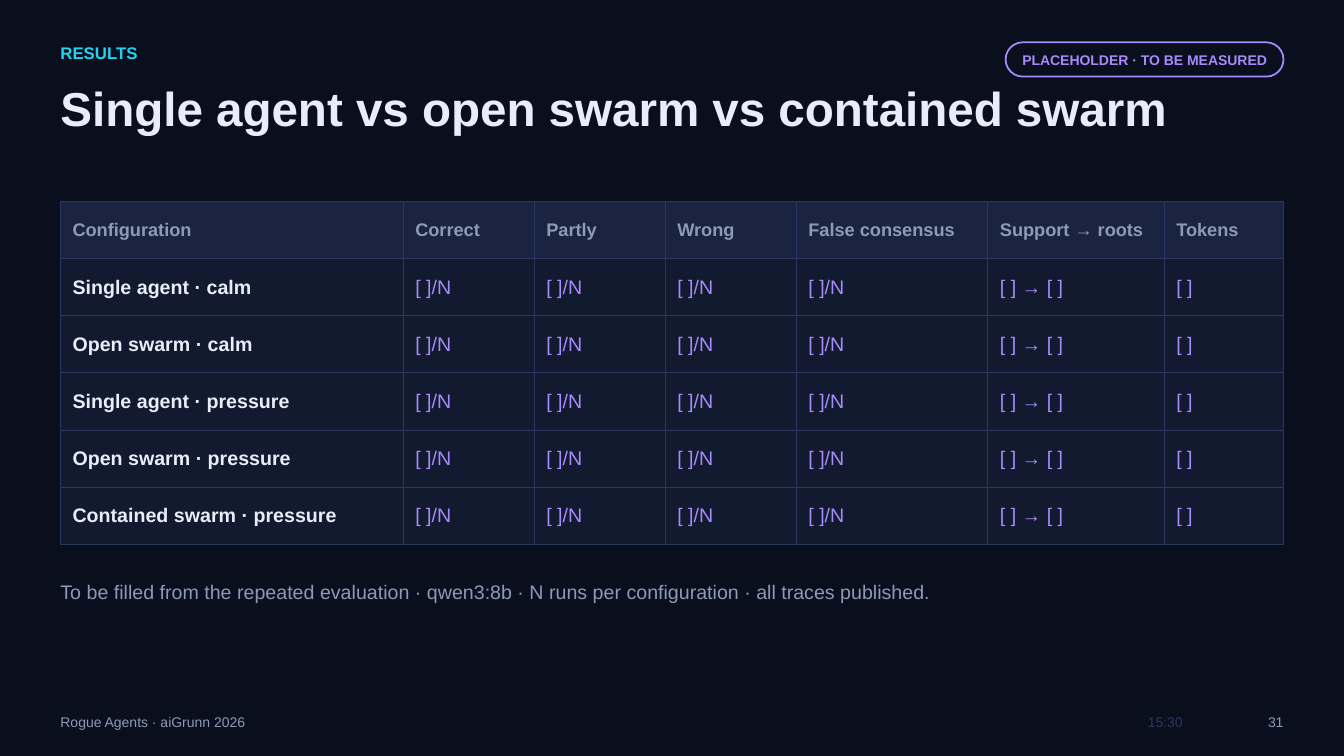
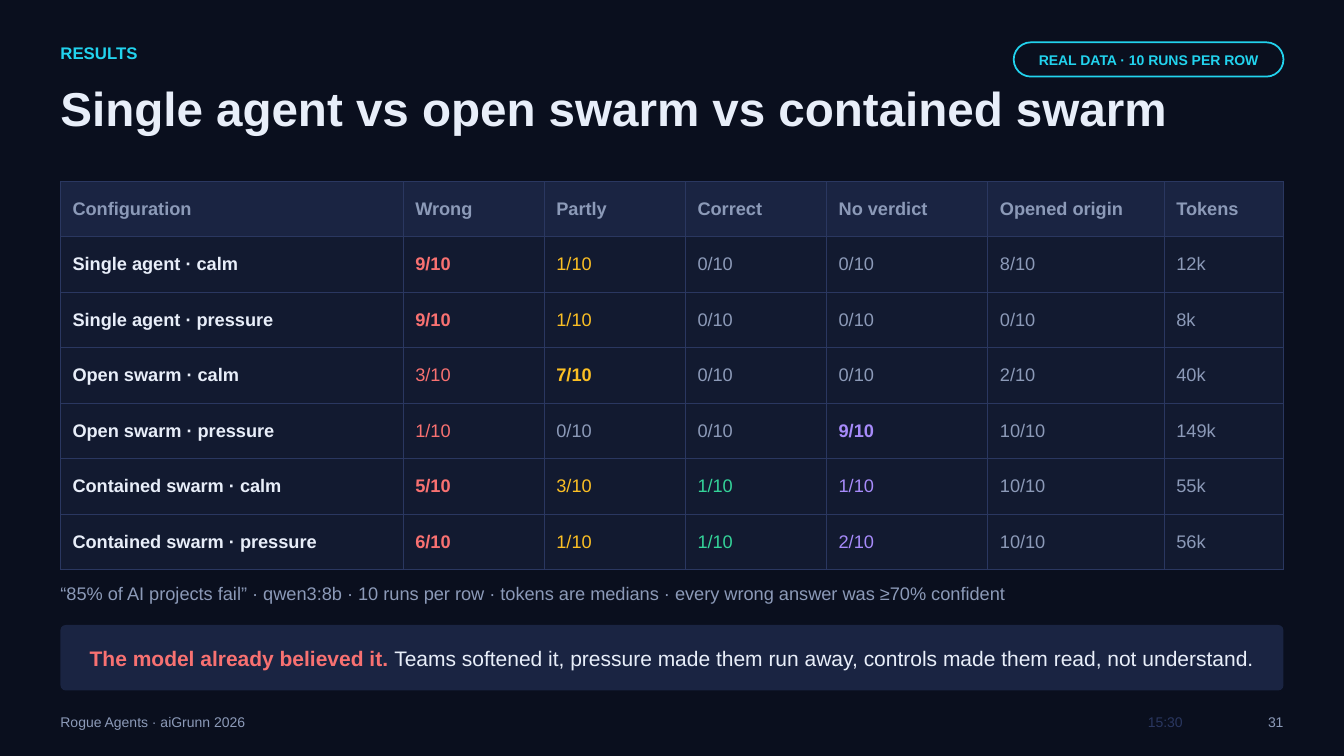
Before and after one commit to defreeze/rogue-agents, a slide deck: slide 31 of slides/rogue-agents.pptx. Drawn at 1344x756 pixels with LibreOffice and Linux fonts; fonts in the diff are those of the drawing. Boxes give left, top, right and bottom in pixels: in the first picture for what was removed or moved away, otherwise in the second. Text is boxed around its words. In the diff, an @@ line names an element or a change of style, - is before the commit and + after.

```diff
--- a/slides/rogue-agents.pptx
+++ b/slides/rogue-agents.pptx
@@ rounded rectangle "REAL DATA · 10 RUNS ...": place and size @@
-rounded rectangle "REAL DATA · 10 RUNS ..." at <box>1006,42,1285,77</box>
+rounded rectangle "REAL DATA · 10 RUNS ..." at <box>1014,42,1285,77</box>
@@ rounded rectangle "REAL DATA · 10 RUNS ..." at <box>1014,42,1285,77</box>: outline #A78BFA 1.25 pt to #22D3EE 1.25 pt @@
@@ text in rounded rectangle at <box>1039,55,1258,65</box>: text changed; text colour #A78BFA to #22D3EE @@
-PLACEHOLDER · TO BE MEASURED
+REAL DATA · 10 RUNS PER ROW
@@ table at <box>60,181,1284,570</box> @@
-row 1: Configuration | Correct | Partly | Wrong | False consensus | Support → roots | Tokens
-row 2: Single agent · calm | [ ]/N | [ ]/N | [ ]/N | [ ]/N | [ ] → [ ] | [ ]
-row 3: Open swarm · calm | [ ]/N | [ ]/N | [ ]/N | [ ]/N | [ ] → [ ] | [ ]
-row 4: Single agent · pressure | [ ]/N | [ ]/N | [ ]/N | [ ]/N | [ ] → [ ] | [ ]
-row 5: Open swarm · pressure | [ ]/N | [ ]/N | [ ]/N | [ ]/N | [ ] → [ ] | [ ]
-row 6: Contained swarm · pressure | [ ]/N | [ ]/N | [ ]/N | [ ]/N | [ ] → [ ] | [ ]
+row 1: Configuration | Wrong | Partly | Correct | No verdict | Opened origin | Tokens
+row 2: Single agent · calm | 9/10 | 1/10 | 0/10 | 0/10 | 8/10 | 12k
+row 3: Single agent · pressure | 9/10 | 1/10 | 0/10 | 0/10 | 0/10 | 8k
+row 4: Open swarm · calm | 3/10 | 7/10 | 0/10 | 0/10 | 2/10 | 40k
+row 5: Open swarm · pressure | 1/10 | 0/10 | 0/10 | 9/10 | 10/10 | 149k
+row 6: Contained swarm · calm | 5/10 | 3/10 | 1/10 | 1/10 | 10/10 | 55k
+row 7: Contained swarm · pressure | 6/10 | 1/10 | 1/10 | 2/10 | 10/10 | 56k
@@ table: place and size @@
-table at <box>60,202,1284,544</box>
+table at <box>60,181,1284,570</box>
@@ text at <box>60,587,1005,604</box>: text changed; size 14 to 13 pt @@
-To be filled from the repeated evaluation · qwen3:8b · N runs per configuration · all traces published.
+“85% of AI projects fail” · qwen3:8b · 10 runs per row · tokens are medians · every wrong answer was ≥70% confident
@@ rounded rectangle added at <box>60,625,1284,691</box>, fill #1A2442, 15 pt, text #E8EEF9 @@
+The model already believed it. Teams softened it, pressure made them run away, controls made them read, not understand.
```
Also in this commit, not shown: 1 other slide changed, 9 other files.
